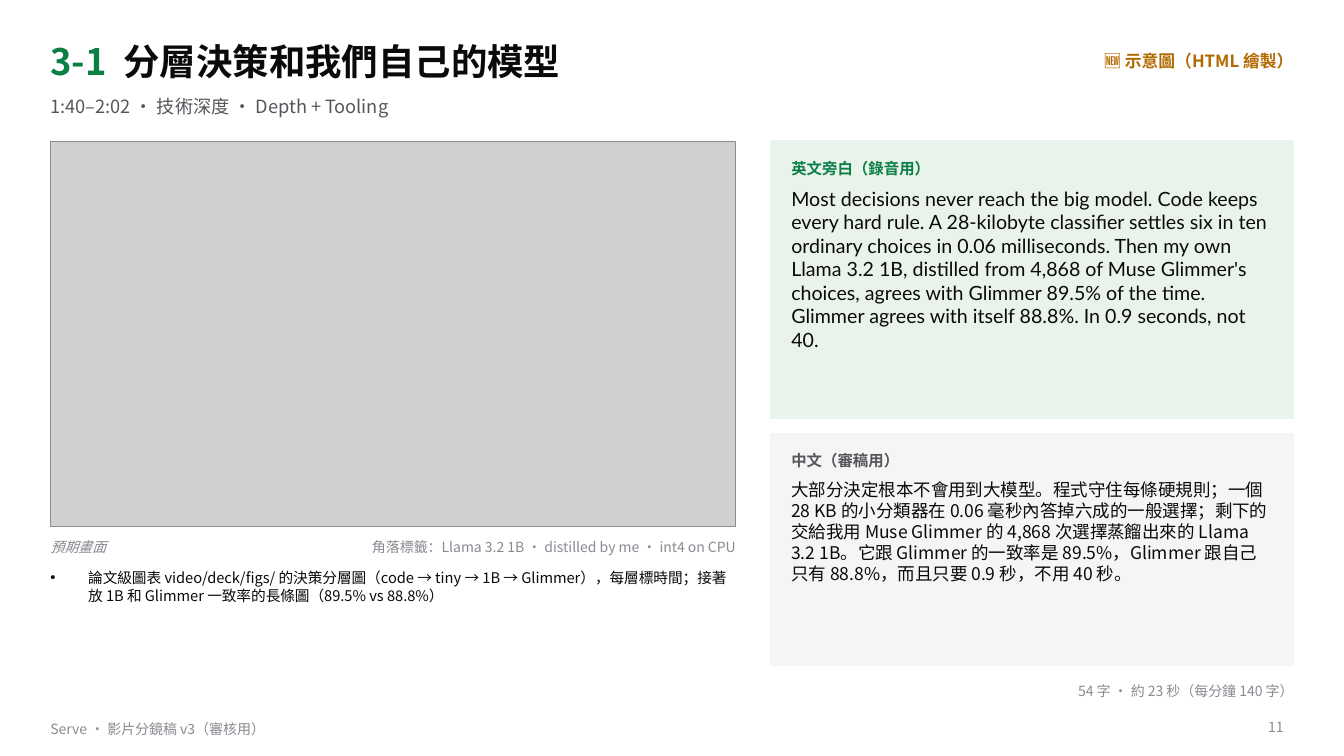
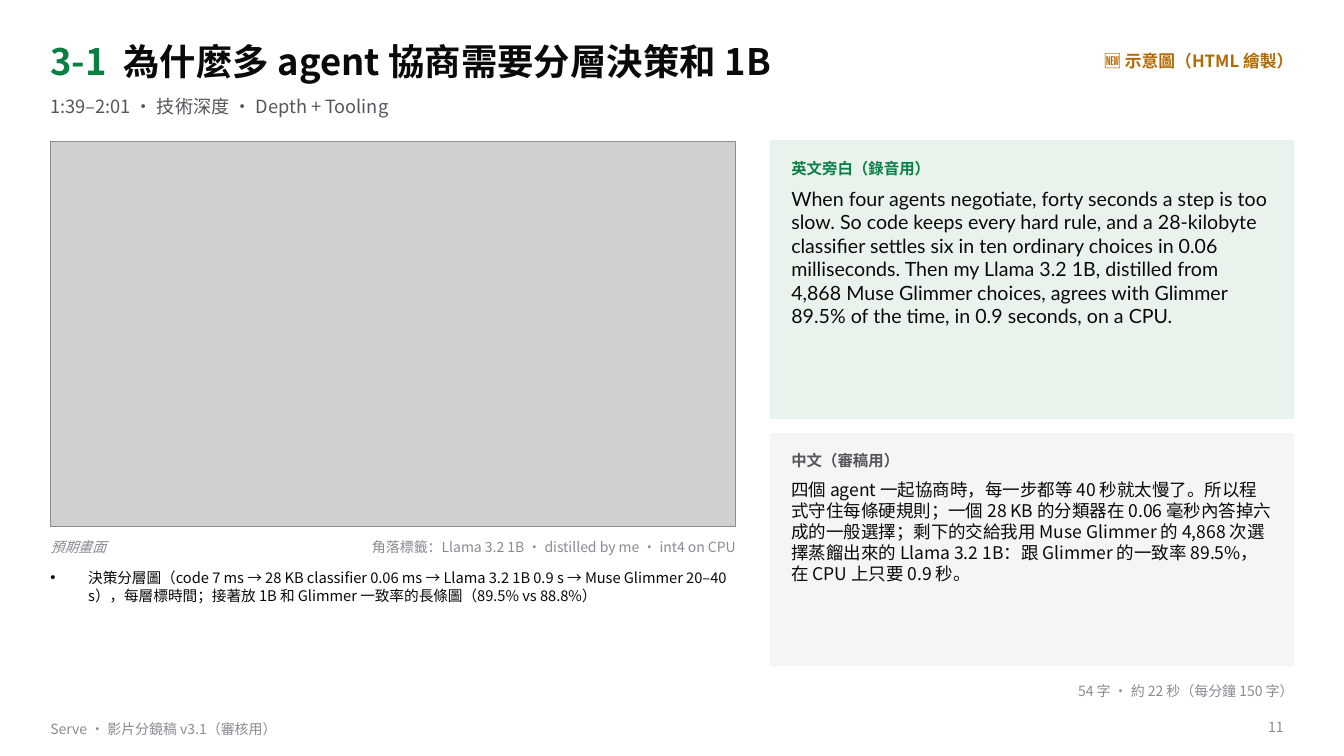
Before and after one commit to gino6178/serve-meta-hackathon, a slide deck: slide 11 of video/storyboard_v3.pptx. Drawn at 1344x756 pixels with LibreOffice and Linux fonts; fonts in the diff are those of the drawing; grey boxes stand for pictures. Boxes give left, top, right and bottom in pixels: in the first picture for what was removed or moved away, otherwise in the second. Text is boxed around its words. In the diff, an @@ line names an element or a change of style, - is before the commit and + after.

```diff
--- a/video/storyboard_v3.pptx
+++ b/video/storyboard_v3.pptx
@@ text at (50, 44, 771, 84): text changed @@
-3-1 分層決策和我們自己的模型
+3-1 為什麼多 agent 協商需要分層決策和 1B
@@ text at (50, 97, 388, 118): text changed @@
-1:40–2:02 · 技術深度 · Depth + Tooling
+1:39–2:01 · 技術深度 · Depth + Tooling
@@ text at (791, 191, 1267, 326): text changed @@
-Most decisions never reach the big model. Code keeps every hard rule. A 28-kilobyte classifier settles six in ten ordinary choices in 0.06 milliseconds. Then my own Llama 3.2 1B, distilled from 4,868 of Muse Glimmer's choices, agrees with Glimmer 89.5% of the time. Glimmer agrees with itself 88.8%. In 0.9 seconds, not 40.
+When four agents negotiate, forty seconds a step is too slow. So code keeps every hard rule, and a 28-kilobyte classifier settles six in ten ordinary choices in 0.06 milliseconds. Then my Llama 3.2 1B, distilled from 4,868 Muse Glimmer choices, agrees with Glimmer 89.5% of the time, in 0.9 seconds, on a CPU.
@@ text at (791, 481, 1272, 582): text changed @@
-大部分決定根本不會用到大模型。程式守住每條硬規則；一個 28 KB 的小分類器在 0.06 毫秒內答掉六成的一般選擇；剩下的交給我用 Muse Glimmer 的 4,868 次選擇蒸餾出來的 Llama 3.2 1B。它跟 Glimmer 的一致率是 89.5%，Glimmer 跟自己只有 88.8%，而且只要 0.9 秒，不用 40 秒。
+四個 agent 一起協商時，每一步都等 40 秒就太慢了。所以程式守住每條硬規則；一個 28 KB 的分類器在 0.06 毫秒內答掉六成的一般選擇；剩下的交給我用 Muse Glimmer 的 4,868 次選擇蒸餾出來的 Llama 3.2 1B：跟 Glimmer 的一致率 89.5%，在 CPU 上只要 0.9 秒。
@@ text at (88, 570, 726, 603): text changed @@
-• 論文級圖表 video/deck/figs/ 的決策分層圖（code → tiny → 1B → Glimmer），每層標時間；接著放 1B 和 Glimmer 一致率的長條圖（89.5% vs 88.8%）
+• 決策分層圖（code 7 ms → 28 KB classifier 0.06 ms → Llama 3.2 1B 0.9 s → Muse Glimmer 20–40 s），每層標時間；接著放 1B 和 Glimmer 一致率的長條圖（89.5% vs 88.8%）
@@ text at (1078, 684, 1294, 697): text changed @@
-54 字 · 約 23 秒（每分鐘 140 字）
+54 字 · 約 22 秒（每分鐘 150 字）
@@ text at (50, 722, 276, 735): text changed @@
-Serve · 影片分鏡稿 v3（審核用）
+Serve · 影片分鏡稿 v3.1（審核用）
```
Also in this commit, not shown: 15 other slides changed, 13 other files.
